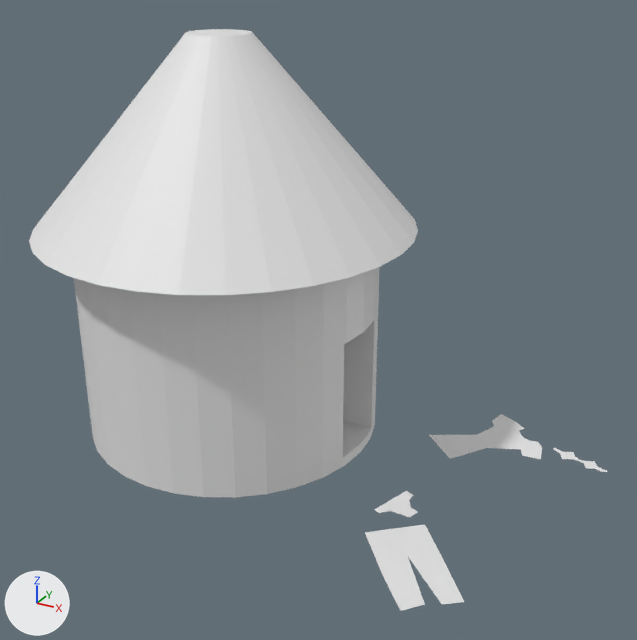
An edit to the Blender file GameJam_Models/Rape_Hut.blend, drawn before and after from the same camera.
One viewpoint serves both versions: a 50 mm lens placed at (5.16, -7.72, 5.34), pointed at (1.02, -0.19, 1.58). The lights are fixed; the arrows at lower left show +X, +Y and +Z.
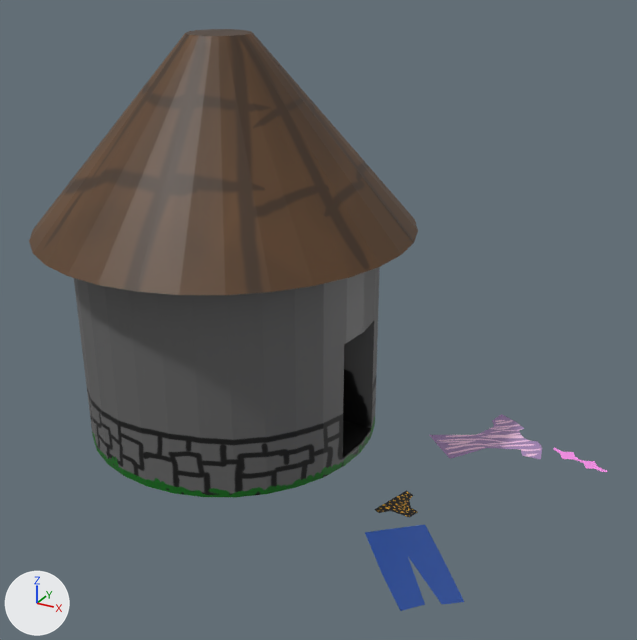
Location of each change, [x1, y1, x2, y2] in pixels of the pictures (637 x 640 px):
'Cone', recoloured (white to brown)
    both: [29, 29, 418, 295]
'Cylinder', recoloured
    both: [74, 267, 380, 497]
'Plane.001', recoloured (white to blue)
    both: [365, 524, 464, 611]
'Plane', recoloured
    both: [429, 414, 542, 459]
'Plane.003', recoloured
    both: [374, 490, 418, 517]

Edits to the bpy script that builds the scene:
```text
Add img_rape_cloth2:
    img_rape_cloth2 = load_image('rape-cloth2', 'rape-cloth2.png', 1024, 1024, 'sRGB')
Add img_rape_cloth1:
    img_rape_cloth1 = load_image('rape-cloth1', 'rape-cloth1.png', 1024, 1024, 'sRGB')
Add img_rape_cloth3:
    img_rape_cloth3 = load_image('rape-cloth3', 'rape-cloth3.png', 1024, 1024, 'sRGB')
Add img_rape_roof:
    img_rape_roof = load_image('rape-roof', 'rape-roof.png', 1024, 1024, 'sRGB')
Add img_rape_base:
    img_rape_base = load_image('rape-base', 'rape-base.png', 1024, 1024, 'sRGB')
Add mat_material_003:
    mat_material_003 = principled_material('Material.003')
    mat_material_003.texture = img_rape_cloth2
Add mat_material_002:
    mat_material_002 = principled_material('Material.002')
    mat_material_002.texture = img_rape_cloth1
Add mat_material_004:
    mat_material_004 = principled_material('Material.004')
    mat_material_004.texture = img_rape_cloth3
Add mat_material:
    mat_material = principled_material('Material')
    mat_material.texture = img_rape_roof
Add mat_material_001:
    mat_material_001 = principled_material('Material.001')
    mat_material_001.texture = img_rape_base
Change me_cylinder:
    where me_cylinder.from_pydata(...)  # 78 vertices, 41 faces; spans x -1.0..1.0, y -1.0..1.0, z -1.0..1.0
    add me_cylinder.materials.append(mat_material_001)  # picture img_rape_base
Change me_cone_002:
    where me_cone_002.from_pydata(...)  # 64 vertices, 34 faces; spans x -1.0..1.0, y -1.0..1.0, z -0.58..0.39
    add me_cone_002.materials.append(mat_material)  # picture img_rape_roof
Change me_plane:
    where me_plane.from_pydata(...)  # 18 vertices, 4 faces; spans x -0.83..1.45, y -1.4..1.1, z 0.0
    add me_plane.materials.append(mat_material_004)  # picture img_rape_cloth3
Change me_plane_001:
    where me_plane_001.from_pydata(...)  # 9 vertices, 1 face; spans x -1.0..1.0, y -2.67..1.0, z 0.0
    add me_plane_001.materials.append(mat_material_002)  # picture img_rape_cloth1
Change me_plane_003:
    where me_plane_003.from_pydata(...)  # 10 vertices, 1 face; spans x -1.0..1.03, y -0.35..1.0, z 0.0
    add me_plane_003.materials.append(mat_material_003)  # picture img_rape_cloth2
```
